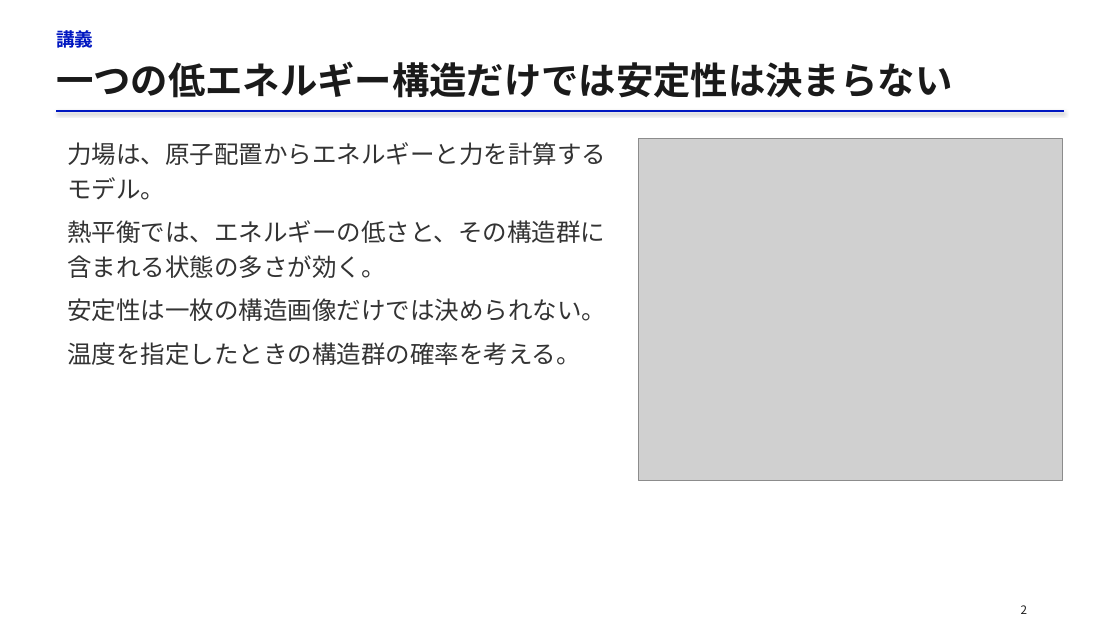
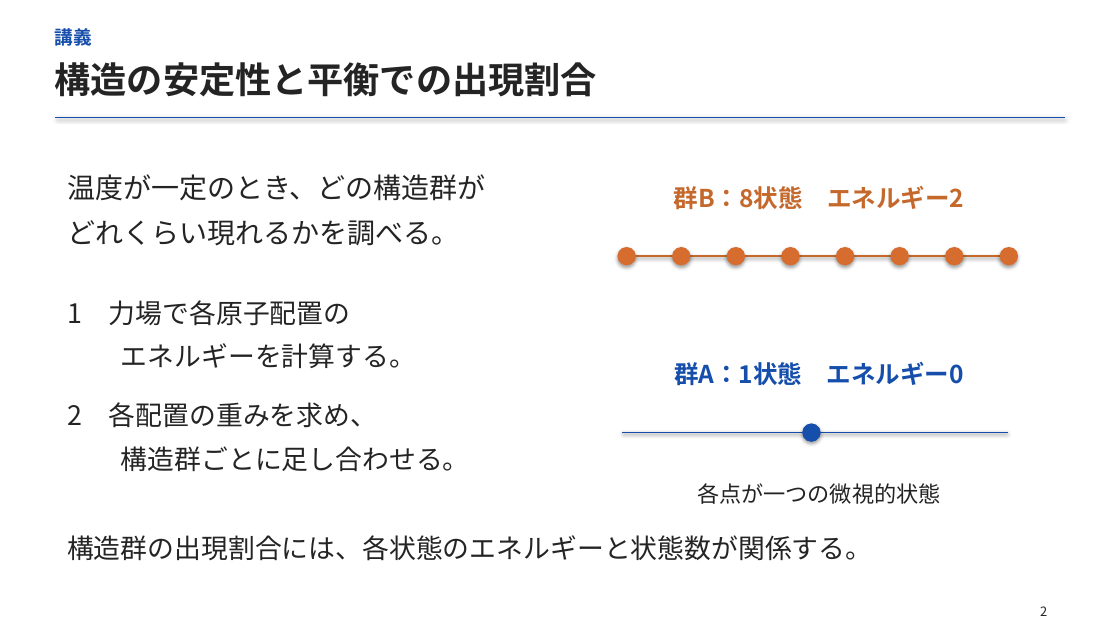
Before and after one commit to matsunagalab/lecture_bioinfo, a slide deck: slide 2 of 09_分子の相互作用と構造の安定性/09_分子の相互作用と構造の安定性.pptx. Drawn at 1120x630 pixels with LibreOffice and Linux fonts; fonts in the diff are those of the drawing; grey boxes stand for pictures. Boxes give left, top, right and bottom in pixels: in the first picture for what was removed or moved away, otherwise in the second. Text is boxed around its words. In the diff, an @@ line names an element or a change of style, - is before the commit and + after.

```diff
--- a/09_分子の相互作用と構造の安定性/09_分子の相互作用と構造の安定性.pptx
+++ b/09_分子の相互作用と構造の安定性/09_分子の相互作用と構造の安定性.pptx
@@ text "講義" at [55, 25, 92, 50]: text colour #0017C1 to #164EAB; line spacing 1.1 to 23.2pt @@
@@ text at [55, 62, 597, 97]: text changed; size 32 to 31 pt; text colour #1A1A1A to #242424 @@
-一つの低エネルギー構造だけでは安定性は決まらない
+構造の安定性と平衡での出現割合
@@ line moved from (56, 111) - (1065, 111) to (55, 118) - (1065, 118) @@
@@ line (55, 118) - (1065, 118): stroke #0017C1 1.5 pt to #164EAB 1.5 pt @@
@@ text removed at [67, 142, 606, 365] @@
-力場は、原子配置からエネルギーと力を計算するモデル。
-熱平衡では、エネルギーの低さと、その構造群に含まれる状態の多さが効く。
-安定性は一枚の構造画像だけでは決められない。
-温度を指定したときの構造群の確率を考える。
@@ picture removed at [639, 139, 1063, 481] @@
@@ text added at [67, 174, 485, 246], 24 pt, text #242424 @@
+温度が一定のとき、どの構造群が
+どれくらい現れるかを調べる。
@@ text added at [827, 186, 964, 209], 21 pt, text #C5682B, bold @@
+群B：8状態 エネルギー2
@@ ellipse added at [618, 247, 636, 266], fill #D66C2E @@
@@ line added from (622, 256) to (1008, 256), #C5682B 1.5 pt @@
@@ ellipse added at [672, 247, 691, 266], fill #D66C2E @@
@@ ellipse added at [727, 247, 745, 266], fill #D66C2E @@
@@ ellipse added at [781, 247, 800, 266], fill #D66C2E @@
@@ ellipse added at [836, 247, 854, 266], fill #D66C2E @@
@@ ellipse added at [891, 247, 909, 266], fill #D66C2E @@
@@ ellipse added at [945, 247, 964, 266], fill #D66C2E @@
@@ ellipse added at [1000, 247, 1018, 266], fill #D66C2E @@
@@ text added at [67, 300, 470, 471], 23 pt, text #242424 @@
+1 力場で各原子配置の
+エネルギーを計算する。
+2 各配置の重みを求め、
+構造群ごとに足し合わせる。
@@ text added at [674, 362, 964, 386], 21 pt, text #164EAB, bold @@
+群A：1状態 エネルギー0
@@ line added from (622, 433) to (1008, 433), #164EAB 1.5 pt @@
@@ ellipse added at [802, 423, 821, 442], fill #164EAB @@
@@ text added at [697, 483, 940, 504], 19 pt, text #242424 @@
+各点が一つの微視的状態
@@ text added at [67, 535, 872, 561], 23 pt, text #242424 @@
+構造群の出現割合には、各状態のエネルギーと状態数が関係する。
@@ text "2" at [1040, 606, 1047, 616]: size 10 to 11 pt, text colour #202020 to #242424; alignment left to centre; line spacing 14pt to 15.9pt @@
```
Also in this commit, not shown: 52 other slides changed, 3 slides added, 1 slide removed, 3 other files.
